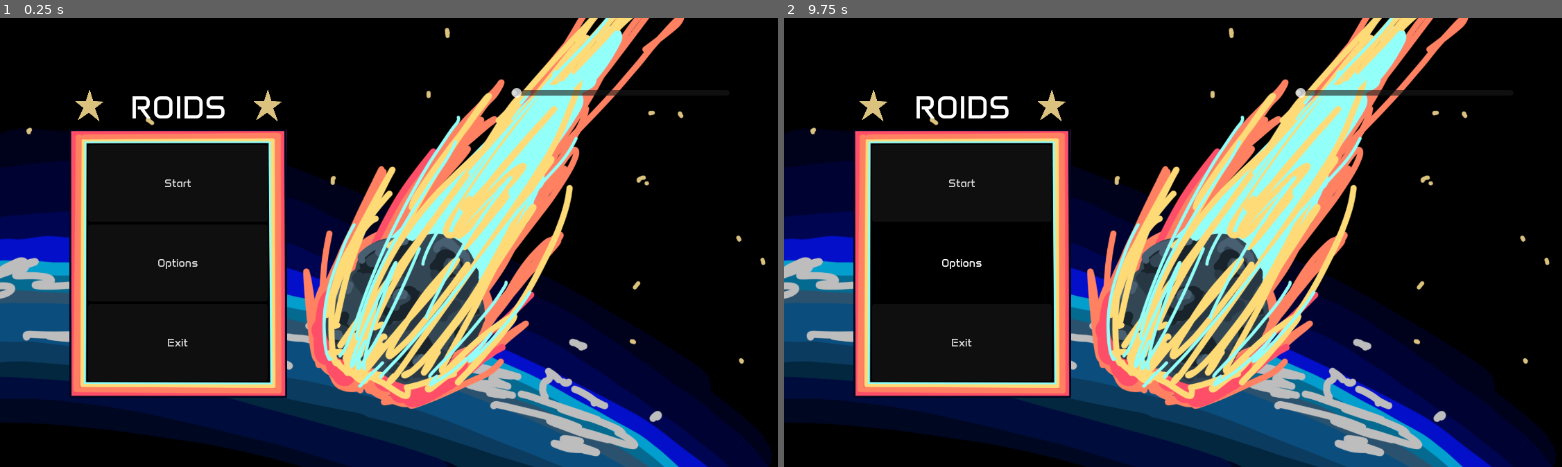
Above: before the commit, frames 1-2 (left to right).
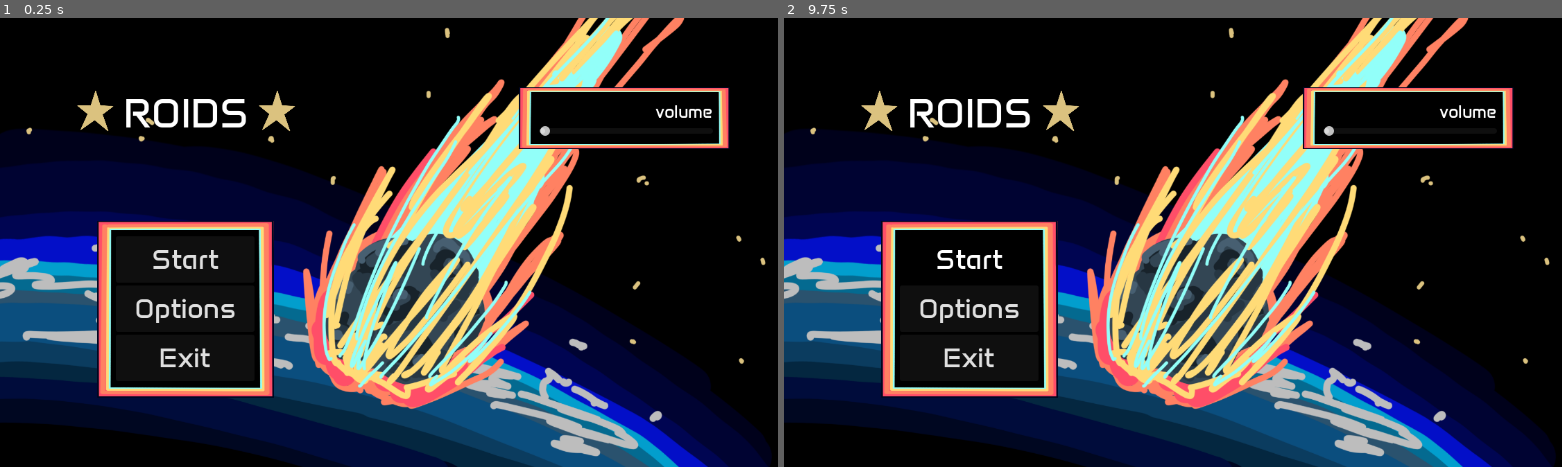
Above: after the commit, the same moments.

Repository: tmrupp/LD59
Game: Godot game, scene res://Scenes/tom_title.tscn
Same seed, same stepped clock (60 frames per second), same inputs: the game is played once before the commit and once after it. This scene is started directly instead of the project's main scene.
Inputs (mouse positions are in pixels of both pictures, inside the frame that each line leads up to):
- Up to frame 1 (0.25 s): no input
- Up to frame 2 (9.75 s): click "Options" at 0.5 s; click "Start" at 1.25 s; click "Start" at 2 s; tap Enter at 2.75, 4.25, 5.75 s; move the mouse to (1359, 220) at 2.77 s; hold D 2.78-3.53 s; click (1359, 220) at 2.92 s; tap Space at 3.02, 3.5, 3.77, 5, 5.27, 6.02, 6.5, 6.77, 8.27, 9.02 s; move the mouse to (1025, 264) at 3.52 s; hold S 3.53-4.28 s; move the mouse to (1266, 143) at 4.27 s; hold D 4.28-5.03 s; move the mouse to (1141, 332) at 5.02 s; hold W 5.03-5.78 s; click (1141, 332) at 5.17 s; move the mouse to (1421, 309) at 5.77 s; hold A 5.78-7.28 s; move the mouse to (947, 175) at 6.52 s; move the mouse to (1219, 242) at 7.27 s; hold S 7.28-8.03 s; click (1219, 242) at 7.42 s; move the mouse to (1064, 130) at 8.02 s; hold D 8.03-8.78 s; move the mouse to (1359, 220) at 8.77 s; hold W 8.78-9.53 s; move the mouse to (1025, 264) at 9.52 s; hold D from 9.53 s (still down); click (1025, 264) at 9.67 s

The runs differ from the first frame. In frame 1, 12% of the frame differs, in the area x 8-94%, y 15-85%; in frame 2, 12%.

Commit message:
title screen

Diff:
--- a/Scenes/tom_title.tscn
+++ b/Scenes/tom_title.tscn
@@ -1,8 +1,9 @@
-[gd_scene format=3 uid="uid://ciurxjtokvv5l"]
+[gd_scene format=3 uid="uid://co2gisge38p50"]
 
 [ext_resource type="Texture2D" uid="uid://c3tpbvo0vnbmf" path="res://Resources/titlecard2.png" id="1_ispaa"]
 [ext_resource type="Texture2D" uid="uid://bhh1xtvtwv6dy" path="res://Resources/star.png" id="2_bom4k"]
 [ext_resource type="Texture2D" uid="uid://faxpud5d3dpy" path="res://Resources/box1.png" id="3_csl5r"]
+[ext_resource type="Texture2D" uid="uid://bw3nsp7v6cn0y" path="res://Resources/box2.png" id="4_bom4k"]
 
 [node name="CanvasLayer" type="CanvasLayer" unique_id=1687573044]
 
@@ -54,7 +55,7 @@
 [node name="Label" type="Label" parent="Control/MarginContainer/HBoxContainer/VBoxContainer/HBoxContainer" unique_id=485648598]
 layout_mode = 2
 size_flags_horizontal = 3
-theme_override_font_sizes/font_size = 46
+theme_override_font_sizes/font_size = 60
 text = "ROIDS"
 horizontal_alignment = 1
 
@@ -63,13 +64,30 @@
 texture = ExtResource("2_bom4k")
 expand_mode = 3
 
-[node name="TextureRect" type="TextureRect" parent="Control/MarginContainer/HBoxContainer/VBoxContainer" unique_id=688806574]
+[node name="Control" type="Control" parent="Control/MarginContainer/HBoxContainer/VBoxContainer" unique_id=1905006556]
 layout_mode = 2
 size_flags_vertical = 3
+size_flags_stretch_ratio = 5.63
+
+[node name="HBoxContainer2" type="HBoxContainer" parent="Control/MarginContainer/HBoxContainer/VBoxContainer" unique_id=27933291]
+layout_mode = 2
+size_flags_vertical = 3
+size_flags_stretch_ratio = 2.68
+
+[node name="Control" type="Control" parent="Control/MarginContainer/HBoxContainer/VBoxContainer/HBoxContainer2" unique_id=2025956363]
+layout_mode = 2
+size_flags_horizontal = 3
+size_flags_stretch_ratio = 2.0
+
+[node name="TextureRect" type="TextureRect" parent="Control/MarginContainer/HBoxContainer/VBoxContainer/HBoxContainer2" unique_id=688806574]
+layout_mode = 2
+size_flags_horizontal = 3
+size_flags_vertical = 3
+size_flags_stretch_ratio = 14.05
 texture = ExtResource("3_csl5r")
-expand_mode = 3
+expand_mode = 4
 
-[node name="MarginContainer" type="MarginContainer" parent="Control/MarginContainer/HBoxContainer/VBoxContainer/TextureRect" unique_id=1158253108]
+[node name="MarginContainer" type="MarginContainer" parent="Control/MarginContainer/HBoxContainer/VBoxContainer/HBoxContainer2/TextureRect" unique_id=1158253108]
 layout_mode = 1
 anchors_preset = 15
 anchor_right = 1.0
@@ -81,24 +99,32 @@
 theme_override_constants/margin_right = 28
 theme_override_constants/margin_bottom = 24
 
-[node name="VBoxContainer" type="VBoxContainer" parent="Control/MarginContainer/HBoxContainer/VBoxContainer/TextureRect/MarginContainer" unique_id=1658165797]
+[node name="VBoxContainer" type="VBoxContainer" parent="Control/MarginContainer/HBoxContainer/VBoxContainer/HBoxContainer2/TextureRect/MarginContainer" unique_id=1658165797]
 layout_mode = 2
 
-[node name="Button" type="Button" parent="Control/MarginContainer/HBoxContainer/VBoxContainer/TextureRect/MarginContainer/VBoxContainer" unique_id=235274134]
+[node name="Button" type="Button" parent="Control/MarginContainer/HBoxContainer/VBoxContainer/HBoxContainer2/TextureRect/MarginContainer/VBoxContainer" unique_id=235274134]
 layout_mode = 2
 size_flags_vertical = 3
+theme_override_font_sizes/font_size = 40
 text = "Start"
 
-[node name="Button2" type="Button" parent="Control/MarginContainer/HBoxContainer/VBoxContainer/TextureRect/MarginContainer/VBoxContainer" unique_id=516056143]
+[node name="Button2" type="Button" parent="Control/MarginContainer/HBoxContainer/VBoxContainer/HBoxContainer2/TextureRect/MarginContainer/VBoxContainer" unique_id=516056143]
 layout_mode = 2
 size_flags_vertical = 3
+theme_override_font_sizes/font_size = 40
 text = "Options"
 
-[node name="Button3" type="Button" parent="Control/MarginContainer/HBoxContainer/VBoxContainer/TextureRect/MarginContainer/VBoxContainer" unique_id=613281589]
+[node name="Button3" type="Button" parent="Control/MarginContainer/HBoxContainer/VBoxContainer/HBoxContainer2/TextureRect/MarginContainer/VBoxContainer" unique_id=613281589]
 layout_mode = 2
 size_flags_vertical = 3
+theme_override_font_sizes/font_size = 40
 text = "Exit
 "
+
+[node name="Control2" type="Control" parent="Control/MarginContainer/HBoxContainer/VBoxContainer/HBoxContainer2" unique_id=1637135021]
+layout_mode = 2
+size_flags_horizontal = 3
+size_flags_stretch_ratio = 2.0
 
 [node name="Spacer" type="Control" parent="Control/MarginContainer/HBoxContainer" unique_id=571812321]
 layout_mode = 2
@@ -108,8 +134,36 @@
 layout_mode = 2
 size_flags_horizontal = 3
 
-[node name="VBoxContainer" type="VBoxContainer" parent="Control/MarginContainer/HBoxContainer/VBoxContainer2" unique_id=1903966962]
+[node name="TextureRect" type="TextureRect" parent="Control/MarginContainer/HBoxContainer/VBoxContainer2" unique_id=1474760793]
+layout_mode = 2
+size_flags_vertical = 3
+size_flags_stretch_ratio = 0.95
+texture = ExtResource("4_bom4k")
+expand_mode = 3
+
+[node name="MarginContainer" type="MarginContainer" parent="Control/MarginContainer/HBoxContainer/VBoxContainer2/TextureRect" unique_id=897623680]
+layout_mode = 0
+offset_right = 40.0
+offset_bottom = 40.0
+theme_override_constants/margin_left = 30
+theme_override_constants/margin_top = 20
+theme_override_constants/margin_right = 150
+theme_override_constants/margin_bottom = 20
+
+[node name="VBoxContainer" type="VBoxContainer" parent="Control/MarginContainer/HBoxContainer/VBoxContainer2/TextureRect/MarginContainer" unique_id=1903966962]
 layout_mode = 2
 
-[node name="HSlider" type="HSlider" parent="Control/MarginContainer/HBoxContainer/VBoxContainer2/VBoxContainer" unique_id=559279900]
+[node name="Label" type="Label" parent="Control/MarginContainer/HBoxContainer/VBoxContainer2/TextureRect/MarginContainer/VBoxContainer" unique_id=96207955]
 layout_mode = 2
+size_flags_horizontal = 8
+theme_override_font_sizes/font_size = 25
+text = "volume"
+
+[node name="HSlider" type="HSlider" parent="Control/MarginContainer/HBoxContainer/VBoxContainer2/TextureRect/MarginContainer/VBoxContainer" unique_id=559279900]
+custom_minimum_size = Vector2(250, 0)
+layout_mode = 2
+
+[node name="Control" type="Control" parent="Control/MarginContainer/HBoxContainer/VBoxContainer2" unique_id=565269988]
+layout_mode = 2
+size_flags_vertical = 3
+size_flags_stretch_ratio = 3.74
